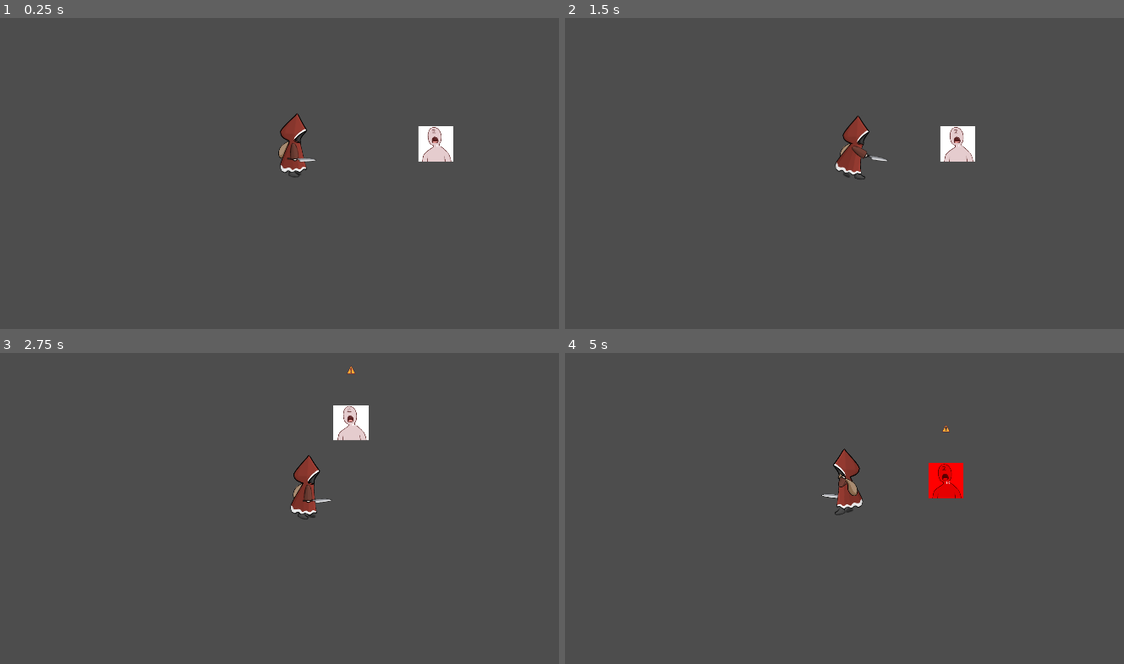
Above: before the commit, frames 1-4 (two rows, left to right).
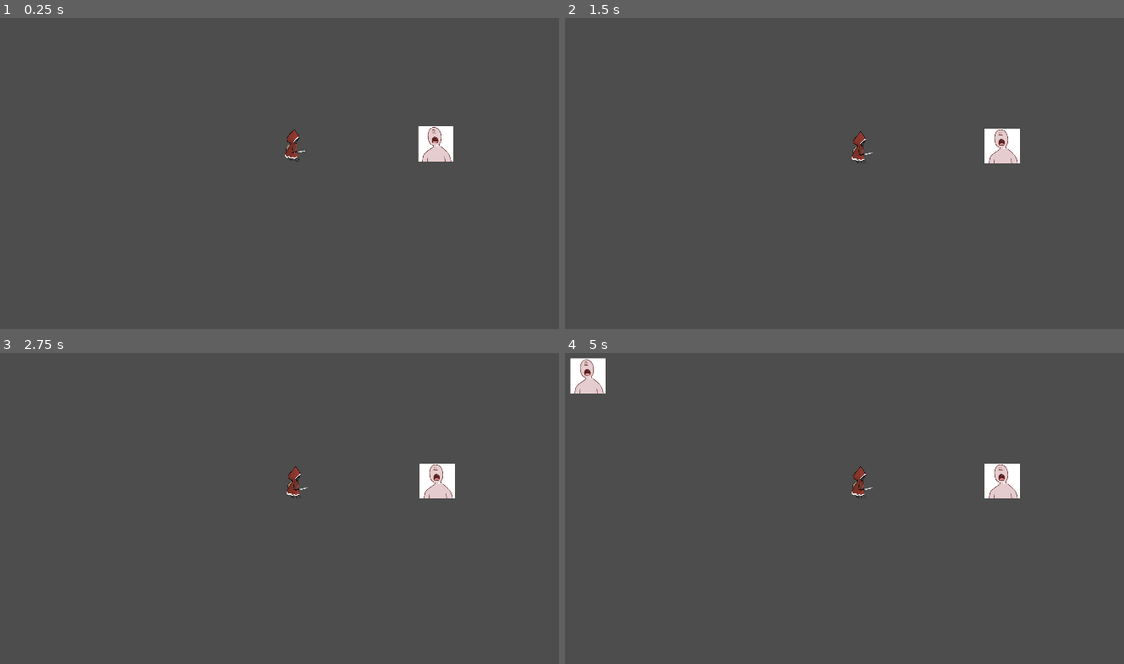
Above: after the commit, the same moments.

Repository: ldg030917/IstTechGameJam2025
Game: Godot game, scene res://Main.tscn
Same seed, same stepped clock (60 frames per second), same inputs: the game is played once before the commit and once after it. The engine's default icon, where the game draws it, is replaced by a stand-in: a white triangle on a blue panel in a dark square.
Inputs:
- Up to frame 1 (0.25 s): no input
- Up to frame 2 (1.5 s): hold Right (right) 0.53-1.28 s; hold Space (attack) 0.53-1.28 s; hold Down (down) from 1.28 s (still down); tap Space (attack) at 1.35 s
- Up to frame 3 (2.75 s): release Down (down) at 2.03 s; hold Right (right) from 2.03 s (still down); hold Space (attack) from 2.03 s (still down)
- Up to frame 4 (5 s): release Right (right) at 2.78 s; release Space (attack) at 2.78 s; hold Up (up) 2.78-3.53 s; tap Space (attack) at 2.85, 4.35 s; hold Space (attack) 3.53-4.28 s; hold Left (left) from 3.53 s (still down)

The runs differ from the first frame. In frame 1, 0.6% of the frame differs, in the area x 49-57%, y 30-52%; in frame 2, 2.1%; in frame 3, 2.2%; in frame 4, 2.9%, in the area x 0-82%, y 1-53%.

Commit message:
FEAT: MobSpawner

Diff:
--- a/Main.tscn
+++ b/Main.tscn
@@ -1,14 +1,18 @@
-[gd_scene load_steps=4 format=3 uid="uid://ckjnnxfqliahl"]
+[gd_scene load_steps=9 format=3 uid="uid://ckjnnxfqliahl"]
 
 [ext_resource type="PackedScene" uid="uid://c6sc66ex35uf7" path="res://player.tscn" id="1_uu6xs"]
 [ext_resource type="PackedScene" uid="uid://cqg6c0voa3kdc" path="res://Sacrifice.tscn" id="2_r0du0"]
 [ext_resource type="PackedScene" uid="uid://b3v557u28b3as" path="res://Altar.tscn" id="3_r0du0"]
+[ext_resource type="PackedScene" uid="uid://f75gbexwqgtt" path="res://MobSpawner.tscn" id="4_cm0pq"]
+[ext_resource type="PackedScene" uid="uid://boij4g3h1477e" path="res://Cow.tscn" id="5_trn2v"]
+[ext_resource type="PackedScene" uid="uid://bner5cmiorp76" path="res://Sheep.tscn" id="6_03owx"]
+[ext_resource type="PackedScene" uid="uid://dsgur8u5aiq6d" path="res://Fanatic.tscn" id="7_wkp8b"]
+[ext_resource type="PackedScene" uid="uid://c4vsy48i62d6f" path="res://Heretic.tscn" id="8_20pc6"]
 
 [node name="Main" type="Node2D"]
 
 [node name="player" parent="." instance=ExtResource("1_uu6xs")]
 position = Vector2(39, 55)
-scale = Vector2(2, 2)
 
 [node name="Camera2D" type="Camera2D" parent="player"]
 position_smoothing_enabled = true
@@ -19,3 +23,7 @@
 
 [node name="Altar" parent="." instance=ExtResource("3_r0du0")]
 position = Vector2(123, 867)
+
+[node name="MobSpawner" parent="." node_paths=PackedStringArray("player") instance=ExtResource("4_cm0pq")]
+mob_scenes = Array[PackedScene]([ExtResource("5_trn2v"), ExtResource("6_03owx"), ExtResource("7_wkp8b"), ExtResource("8_20pc6")])
+player = NodePath("../player")
--- a/MobSpawner.gd
+++ b/MobSpawner.gd
@@ -1,6 +1,6 @@
 extends Node2D
 
-@export var cow_scene: Array[PackedScene]
+@export var mob_scenes: Array[PackedScene]
 @export var max_mob_count := 20
 
 @export_group("Spawn Distance")
@@ -10,14 +10,16 @@
 @export_group("Spawn Attempts")
 @export var spawn_attempts_per_tick: int = 10 # 타이머 틱당 스폰 시도 횟수
 
+# 새로 스폰될 몹이 차지할 공간의 최소 반경
+@export var spawn_clearance_radius: float = 32.0
+
 # --- 내부 변수 ---
 @onready var spawn_timer = $Timer
-var player: Player
+@export var player: Player
 var current_mob_count := 0
 
 func _ready() -> void:
-	#player = get_tree()
-	pass
+	spawn_timer.timeout.connect(_on_spawn_timer_timeout)
 
 func on_mob_died():
 	current_mob_count -= 1
@@ -33,7 +35,6 @@
 			# 3. 검사를 통과하면 몹을 스폰하고 반복 종료
 			spawn_mob(spawn_position)
 			break # 이번 틱에서는 한 마리만 스폰
-#TODO:개발
 
 # 1. 랜덤 스폰 위치 후보 생성
 func get_random_spawn_position() -> Vector2:
@@ -45,12 +46,29 @@
 func is_valid_spawn_location(position: Vector2) -> bool:
 	var space_state = get_world_2d().direct_space_state
 
-	var parameters = PhysicsPointQueryParameters2D.new()
+	var shape = CircleShape2D.new()
+	shape.radius = spawn_clearance_radius
 
-	parameters.position = position
-	parameters.collision_mask = null
-	return true
-	pass
+	var parameters = PhysicsShapeQueryParameters2D.new()
+	parameters.shape = shape
+	parameters.transform = Transform2D(0, position)
 
-func spawn_mob(a):
-	pass
+	parameters.collision_mask = 0b00000001
+
+	var result = space_state.intersect_shape(parameters)
+
+	return result.is_empty()
+
+func spawn_mob(position: Vector2):
+	if mob_scenes.is_empty():
+		return
+
+	var random_mob_scene = mob_scenes.pick_random()
+	var new_mob = random_mob_scene.instantiate()
+
+	new_mob.tree_exiting.connect(on_mob_died)
+
+	new_mob.global_position = position
+	get_parent().add_child(new_mob)
+	current_mob_count += 1
+	#print("spawn")
--- a/MobSpawner.tscn
+++ b/MobSpawner.tscn
@@ -1,13 +1,9 @@
-[gd_scene load_steps=6 format=3 uid="uid://f75gbexwqgtt"]
+[gd_scene load_steps=2 format=3 uid="uid://f75gbexwqgtt"]
 
 [ext_resource type="Script" uid="uid://8vaypqsj0mss" path="res://MobSpawner.gd" id="1_rkbsk"]
-[ext_resource type="PackedScene" uid="uid://boij4g3h1477e" path="res://Cow.tscn" id="2_86tda"]
-[ext_resource type="PackedScene" uid="uid://bner5cmiorp76" path="res://Sheep.tscn" id="3_sxtps"]
-[ext_resource type="PackedScene" uid="uid://dsgur8u5aiq6d" path="res://Fanatic.tscn" id="4_gq7b7"]
-[ext_resource type="PackedScene" uid="uid://c4vsy48i62d6f" path="res://Heretic.tscn" id="5_nom6u"]
 
 [node name="MobSpawner" type="Node2D"]
 script = ExtResource("1_rkbsk")
-cow_scene = Array[PackedScene]([ExtResource("2_86tda"), ExtResource("3_sxtps"), ExtResource("4_gq7b7"), ExtResource("5_nom6u")])
 
 [node name="Timer" type="Timer" parent="."]
+autostart = true
--- a/player.gd
+++ b/player.gd
@@ -96,6 +96,6 @@
 		pass
 
 func _on_animated_sprite_2d_animation_finished() -> void:
-	if animated_sprite.animation == "attack_left" or animated_sprite.animation == "attack_right":
+	if animated_sprite.animation == "attack":
 		state = STATE.default
 		speed = speed_0
--- a/player.tscn
+++ b/player.tscn
@@ -1,39 +1,23 @@
-[gd_scene load_steps=44 format=3 uid="uid://c6sc66ex35uf7"]
+[gd_scene load_steps=28 format=3 uid="uid://c6sc66ex35uf7"]
 
 [ext_resource type="Script" uid="uid://0e361ph7pucw" path="res://player.gd" id="1_4flbx"]
-[ext_resource type="Texture2D" uid="uid://c3sipnjldq0qt" path="res://ani/attack_L/1.png" id="2_j5n4i"]
-[ext_resource type="Texture2D" uid="uid://2o4wtp02p4j1" path="res://ani/attack_L/2.png" id="3_634y6"]
-[ext_resource type="Texture2D" uid="uid://klp3f3a5h1tr" path="res://ani/attack_L/3.png" id="4_efrwb"]
-[ext_resource type="Texture2D" uid="uid://bcqe0fr30vioa" path="res://ani/attack_L/4.png" id="5_hiqhm"]
-[ext_resource type="Texture2D" uid="uid://bn6fkb2qrsl84" path="res://ani/attack_L/5.png" id="6_tkwlq"]
-[ext_resource type="Texture2D" uid="uid://bvoi8fr0hgcty" path="res://ani/attack_L/6.png" id="7_hl5qd"]
-[ext_resource type="Texture2D" uid="uid://ckax5i2ktmerg" path="res://ani/attack_L/7.png" id="8_ek41f"]
-[ext_resource type="Texture2D" uid="uid://dk3w4wdillx01" path="res://ani/attack_R/1.png" id="9_khis8"]
-[ext_resource type="Texture2D" uid="uid://jyye5r6mexx3" path="res://ani/attack_R/2.png" id="10_b88wv"]
-[ext_resource type="Texture2D" uid="uid://oa27qplckdq2" path="res://ani/attack_R/3.png" id="11_pgbbb"]
-[ext_resource type="Texture2D" uid="uid://d3rxv3catibq3" path="res://ani/attack_R/4.png" id="12_331ug"]
-[ext_resource type="Texture2D" uid="uid://dpxe7omgme3ng" path="res://ani/attack_R/5.png" id="13_ny14h"]
-[ext_resource type="Texture2D" uid="uid://fi3khw7y5dyg" path="res://ani/attack_R/6.png" id="14_ibah8"]
-[ext_resource type="Texture2D" uid="uid://7iyrx4pyadkr" path="res://ani/attack_R/7.png" id="15_3iwfv"]
-[ext_resource type="Texture2D" uid="uid://pckox0ve3le2" path="res://ani/idle_L/1.png" id="16_331ug"]
+[ext_resource type="Texture2D" uid="uid://dy7m3wnvipjj5" path="res://1_KNIGHT/_ATTACK/ATTACK_000.png" id="2_7lmhl"]
+[ext_resource type="Texture2D" uid="uid://deff38m33wgn6" path="res://1_KNIGHT/_ATTACK/ATTACK_001.png" id="3_dx0e4"]
+[ext_resource type="Texture2D" uid="uid://cgjr8hatcpdoo" path="res://1_KNIGHT/_ATTACK/ATTACK_002.png" id="4_jm5j8"]
+[ext_resource type="Texture2D" uid="uid://blwjougpgt383" path="res://1_KNIGHT/_ATTACK/ATTACK_003.png" id="5_7hik5"]
+[ext_resource type="Texture2D" uid="uid://dchaqrn5dsdsf" path="res://1_KNIGHT/_ATTACK/ATTACK_004.png" id="6_qtqh7"]
+[ext_resource type="Texture2D" uid="uid://bkt2w83ramnvx" path="res://1_KNIGHT/_ATTACK/ATTACK_005.png" id="7_2wuci"]
+[ext_resource type="Texture2D" uid="uid://4xlvkoyta5pm" path="res://1_KNIGHT/_ATTACK/ATTACK_006.png" id="8_iruf7"]
+[ext_resource type="Texture2D" uid="uid://by7efhkc8el8t" path="res://1_KNIGHT/_ATTACK/ATTACK_007.png" id="9_j5n4i"]
 [ext_resource type="Texture2D" uid="uid://c4a5jn27uy7ju" path="res://ani/move_L/1.png" id="17_b88wv"]
-[ext_resource type="Texture2D" uid="uid://d1mmm1qcc6v5v" path="res://ani/idle_L/2.png" id="17_ny14h"]
-[ext_resource type="Texture2D" uid="uid://qvqt6vrfouhy" path="res://ani/idle_L/3.png" id="18_ibah8"]
 [ext_resource type="Texture2D" uid="uid://dkhi4641um8pw" path="res://ani/move_L/3.png" id="18_pgbbb"]
-[ext_resource type="Texture2D" uid="uid://r14tvpbu4y1f" path="res://ani/idle_L/4.png" id="19_3iwfv"]
 [ext_resource type="Texture2D" uid="uid://cfulddq44s34h" path="res://ani/move_L/4.png" id="19_331ug"]
 [ext_resource type="Texture2D" uid="uid://b2wjxolpqu4cs" path="res://ani/move_L/5.png" id="20_ny14h"]
-[ext_resource type="Texture2D" uid="uid://bvglo6eg7a8lc" path="res://ani/idle_L/5.png" id="20_qwsg1"]
-[ext_resource type="Texture2D" uid="uid://bqo7m7xkd2lwu" path="res://ani/idle_R/1.png" id="21_1xqrm"]
 [ext_resource type="Texture2D" uid="uid://cfa7ik34xlafy" path="res://ani/move_L/6.png" id="21_ibah8"]
 [ext_resource type="Texture2D" uid="uid://b04wsfjcf14h5" path="res://ani/move_L/7.png" id="22_3iwfv"]
-[ext_resource type="Texture2D" uid="uid://bbnifmnu270s4" path="res://ani/idle_R/2.png" id="22_bfour"]
-[ext_resource type="Texture2D" uid="uid://cc1uaaoyjek5y" path="res://ani/idle_R/3.png" id="23_8gr2b"]
 [ext_resource type="Texture2D" uid="uid://bobgp2wdkxr3u" path="res://ani/move_L/8.png" id="23_qwsg1"]
 [ext_resource type="Texture2D" uid="uid://bshekriw7be2j" path="res://ani/move_R/1.png" id="24_1xqrm"]
-[ext_resource type="Texture2D" uid="uid://dajnvk22w8ysj" path="res://ani/idle_R/4.png" id="24_vl8ci"]
 [ext_resource type="Texture2D" uid="uid://bh5plfj7wce33" path="res://ani/move_R/2.png" id="25_bfour"]
-[ext_resource type="Texture2D" uid="uid://dwjpos5qwbmqj" path="res://ani/idle_R/5.png" id="25_ieltc"]
 [ext_resource type="Texture2D" uid="uid://cc8rsqtrb18nb" path="res://ani/move_R/3.png" id="26_8gr2b"]
 [ext_resource type="Texture2D" uid="uid://bq6y2tgcwapps" path="res://ani/move_R/4.png" id="27_vl8ci"]
 [ext_resource type="Texture2D" uid="uid://dp3udxwynmgis" path="res://ani/move_R/5.png" id="28_ieltc"]
@@ -49,91 +33,44 @@
 animations = [{
 "frames": [{
 "duration": 1.0,
-"texture": ExtResource("2_j5n4i")
+"texture": ExtResource("2_7lmhl")
 }, {
 "duration": 1.0,
-"texture": ExtResource("3_634y6")
+"texture": ExtResource("3_dx0e4")
 }, {
 "duration": 1.0,
-"texture": ExtResource("4_efrwb")
+"texture": ExtResource("4_jm5j8")
 }, {
 "duration": 1.0,
-"texture": ExtResource("5_hiqhm")
+"texture": ExtResource("5_7hik5")
 }, {
 "duration": 1.0,
-"texture": ExtResource("6_tkwlq")
+"texture": ExtResource("6_qtqh7")
 }, {
 "duration": 1.0,
-"texture": ExtResource("7_hl5qd")
+"texture": ExtResource("7_2wuci")
 }, {
 "duration": 1.0,
-"texture": ExtResource("8_ek41f")
+"texture": ExtResource("8_iruf7")
+}, {
+"duration": 1.0,
+"texture": ExtResource("9_j5n4i")
 }],
 "loop": false,
-"name": &"attack_left",
-"speed": 20.0
+"name": &"attack",
+"speed": 16.0
 }, {
 "frames": [{
 "duration": 1.0,
-"texture": ExtResource("9_khis8")
-}, {
-"duration": 1.0,
-"texture": ExtResource("10_b88wv")
-}, {
-"duration": 1.0,
-"texture": ExtResource("11_pgbbb")
-}, {
-"duration": 1.0,
-"texture": ExtResource("12_331ug")
-}, {
-"duration": 1.0,
-"texture": ExtResource("13_ny14h")
-}, {
-"duration": 1.0,
-"texture": ExtResource("14_ibah8")
-}, {
-"duration": 1.0,
-"texture": ExtResource("15_3iwfv")
+"texture": ExtResource("17_b88wv")
 }],
-"loop": false,
-"name": &"attack_right",
-"speed": 20.0
+"loop": true,
+"name": &"idle_left",
+"speed": 7.0
 }, {
 "frames": [{
 "duration": 1.0,
-"texture": ExtResource("16_331ug")
-}, {
-"duration": 1.0,
-"texture": ExtResource("17_ny14h")
-}, {
-"duration": 1.0,
-"texture": ExtResource("18_ibah8")
-}, {
-"duration": 1.0,
-"texture": ExtResource("19_3iwfv")
-}, {
-"duration": 1.0,
-"texture": ExtResource("20_qwsg1")
-}],
-"loop": true,
-"name": &"idle_left",
-"speed": 5.0
-}, {
-"frames": [{
-"duration": 1.0,
-"texture": ExtResource("21_1xqrm")
-}, {
-"duration": 1.0,
-"texture": ExtResource("22_bfour")
-}, {
-"duration": 1.0,
-"texture": ExtResource("23_8gr2b")
-}, {
-"duration": 1.0,
-"texture": ExtResource("24_vl8ci")
-}, {
-"duration": 1.0,
-"texture": ExtResource("25_ieltc")
+"texture": ExtResource("24_1xqrm")
 }],
 "loop": true,
 "name": &"idle_right",
@@ -208,7 +145,8 @@
 [node name="AnimatedSprite2D" type="AnimatedSprite2D" parent="."]
 scale = Vector2(0.4, 0.4)
 sprite_frames = SubResource("SpriteFrames_1xqrm")
-animation = &"attack_right"
+animation = &"idle_left"
+frame_progress = 0.554789
 
 [node name="Node2D" type="Node2D" parent="."]
 
